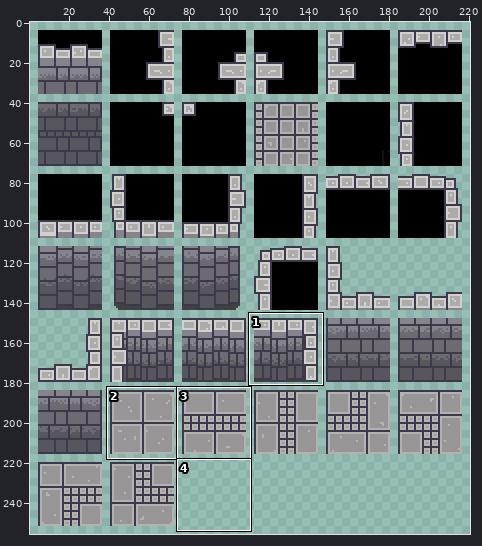
Edited in one commit: sprite sheet (The_Believer's_Quest/Assets/Graphics/Misc/1stFloor_spriteSheet.png). The picture above shows the old version from afar; the outline marks the close-up.
Close-up. As it was:
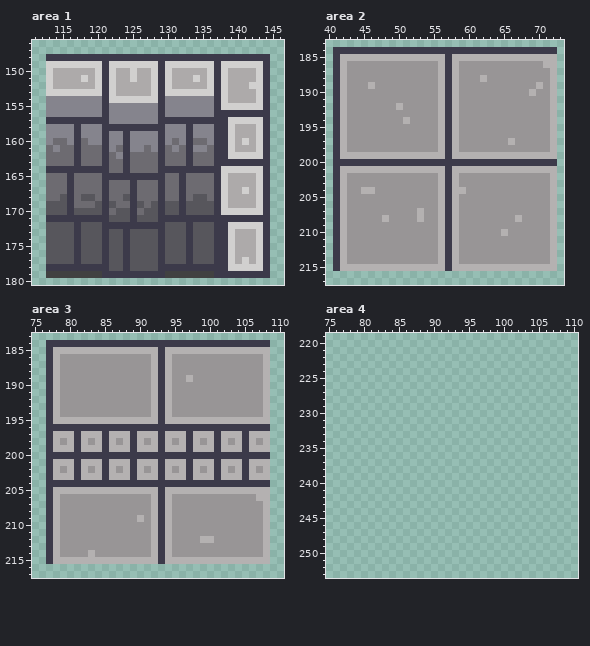
The file is 500x500 pixels. Shown: area 1: x 111..146, y 146..180; area 2: x 40..73, y 183..217; area 3: x 75..110, y 183..217; area 4: x 75..110, y 219..253. The wide view leaves out empty margins. The commit also changed other parts of the picture, which this record leaves out.
After:
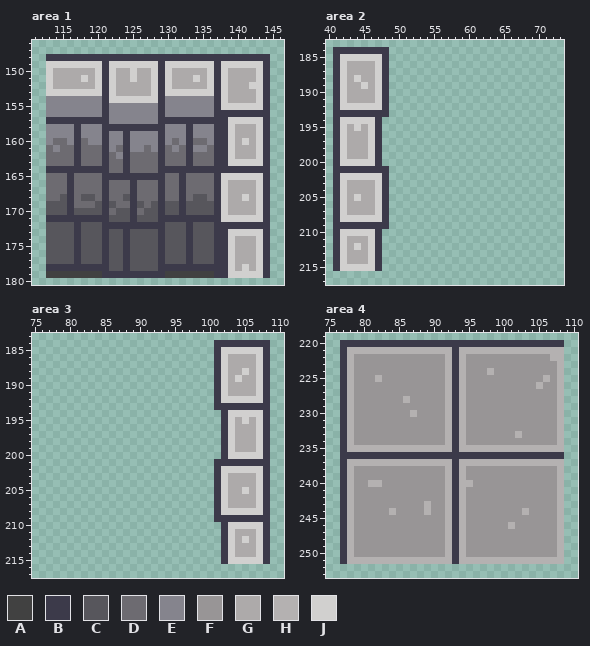
Palette (. is transparent): A #414141  B #3c3a4a  C #57565c  D #6d6b71  E #85848d  F #989596  G #adaaaa  H #b4b1b1  J #d1d0cf
Change:
Changed rows in their new state; - is an unchanged pixel.
Area 1:
first column x 138:
162 --GGG-
163 -JJJJJ
164 BBBBBB
165 -JJJJ-
167 ---G--
168 ---J--
170 -GGGG-
171 JJJJJJ
172 -BBBBB
173 --JJJ-
first column x 139:
177 --G--
178 -G-G-
179 JJJJJ
Area 2:
first column x 42:
184 -------........................
185 JJJJJJB........................
186 JGGGGJB........................
187 JGGGGJB........................
188 JGJGGJB........................
189 JGGJGJB........................
190 JGGGGJB........................
191 JGGGGJB........................
192 JJJJJJB........................
193 BBBBBBB........................
194 JJJJJB.........................
195 JGJGJB.........................
196 JGGGJB.........................
197 JGGGJB.........................
198 JGGGJB.........................
199 JGGGJB.........................
200 JJJJJ-.........................
201 BBBBBBB........................
202 JJJJJJB........................
203 JGGGGJB........................
204 JGGGGJB........................
205 JGJGGJB........................
206 JGGGGJB........................
207 JGGGGJB........................
208 JJJJJJB........................
209 BBBBBBB........................
210 JJJJJB.........................
211 JGGGJB.........................
212 JGJGJB.........................
213 JGGGJB.........................
214 JGGGJB.........................
215 JJJJJB.........................
Area 3:
first column x 77:
184 ........................--------
185 ........................BJJJJJJB
186 ........................BJGGGGJB
187 ........................BJGGGGJB
188 ........................BJGGJGJB
189 ........................BJGJGGJB
190 ........................BJGGGGJB
191 ........................BJGGGGJB
192 ........................BJJJJJJB
193 ........................BBBBBBBB
194 .........................BJJJJJB
195 .........................BJGJGJB
196 .........................-JGGGJ-
197 .........................BJGGGJB
198 .........................BJGGGJB
199 .........................BJGGGJB
200 .........................-JJJJJ-
201 ........................-BBB-BBB
202 ........................-JJJJJJB
203 ........................-JGGGGJB
204 ........................-JGGGGJ-
205 ........................BJGGJGJB
206 ........................BJGGGGJB
207 ........................BJGGGGJB
208 ........................BJJJJJJB
209 ........................BBBBBBBB
210 .........................BJJJJJB
211 .........................BJGGGJB
212 .........................BJGJGJB
213 .........................BJGGGJB
214 .........................BJGGGJB
215 .........................BJJJJJB
Area 4:
first column x 77:
220 BBBBBBBBBBBBBBBBBBBBBBBBBBBBBBBB
221 BHHHHHHHHHHHHHHHBHHHHHHHHHHHHHHH
222 BHFFFFFFFFFFFFFHBHFFFFFFFFFFFFHH
223 BHFFFFFFFFFFFFFHBHFFFFFFFFFFFFFH
224 BHFFFFFFFFFFFFFHBHFFFHFFFFFFFFFH
225 BHFFFHFFFFFFFFFHBHFFFFFFFFFFFHFH
226 BHFFFFFFFFFFFFFHBHFFFFFFFFFFHFFH
227 BHFFFFFFFFFFFFFHBHFFFFFFFFFFFFFH
228 BHFFFFFFFHFFFFFHBHFFFFFFFFFFFFFH
229 BHFFFFFFFFFFFFFHBHFFFFFFFFFFFFFH
230 BHFFFFFFFFHFFFFHBHFFFFFFFFFFFFFH
231 BHFFFFFFFFFFFFFHBHFFFFFFFFFFFFFH
232 BHFFFFFFFFFFFFFHBHFFFFFFFFFFFFFH
233 BHFFFFFFFFFFFFFHBHFFFFFFFHFFFFFH
234 BHFFFFFFFFFFFFFHBHFFFFFFFFFFFFFH
235 BHHHHHHHHHHHHHHHBHHHHHHHHHHHHHHH
236 BBBBBBBBBBBBBBBBBBBBBBBBBBBBBBBB
237 BHHHHHHHHHHHHHHHBHHHHHHHHHHHHHHH
238 BHFFFFFFFFFFFFFHBHFFFFFFFFFFFFFH
239 BHFFFFFFFFFFFFFHBHFFFFFFFFFFFFFH
240 BHFFHHFFFFFFFFFHBHHFFFFFFFFFFFFH
241 BHFFFFFFFFFFFFFHBHFFFFFFFFFFFFFH
242 BHFFFFFFFFFFFFFHBHFFFFFFFFFFFFFH
243 BHFFFFFFFFFFHFFHBHFFFFFFFFFFFFFH
244 BHFFFFFHFFFFHFFHBHFFFFFFFFHFFFFH
245 BHFFFFFFFFFFFFFHBHFFFFFFFFFFFFFH
246 BHFFFFFFFFFFFFFHBHFFFFFFHFFFFFFH
247 BHFFFFFFFFFFFFFHBHFFFFFFFFFFFFFH
248 BHFFFFFFFFFFFFFHBHFFFFFFFFFFFFFH
249 BHFFFFFFFFFFFFFHBHFFFFFFFFFFFFFH
250 BHFFFFFFFFFFFFFHBHFFFFFFFFFFFFFH
251 BHHHHHHHHHHHHHHHBHHHHHHHHHHHHHHH
Where, in picture pixels (left, top, right, bottom), the same in both close-ups:
changed: (221, 152, 263, 278)
changed: (340, 47, 557, 271)
changed: (46, 340, 270, 564)
added: (340, 340, 564, 564)
